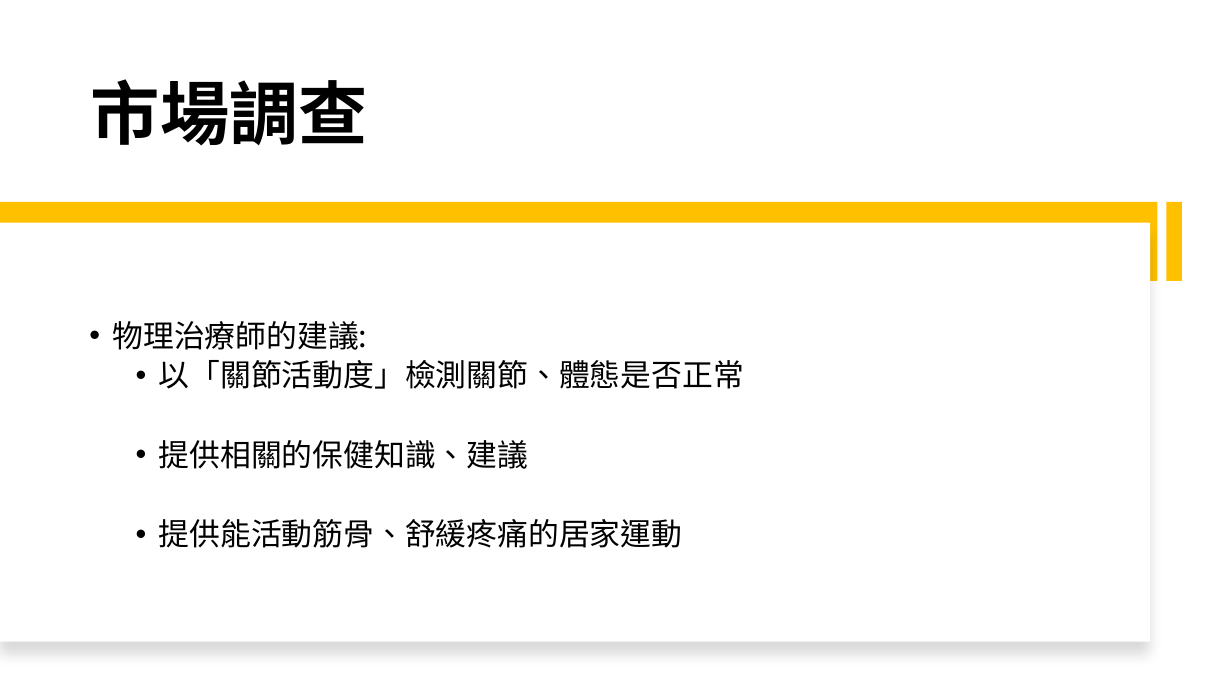
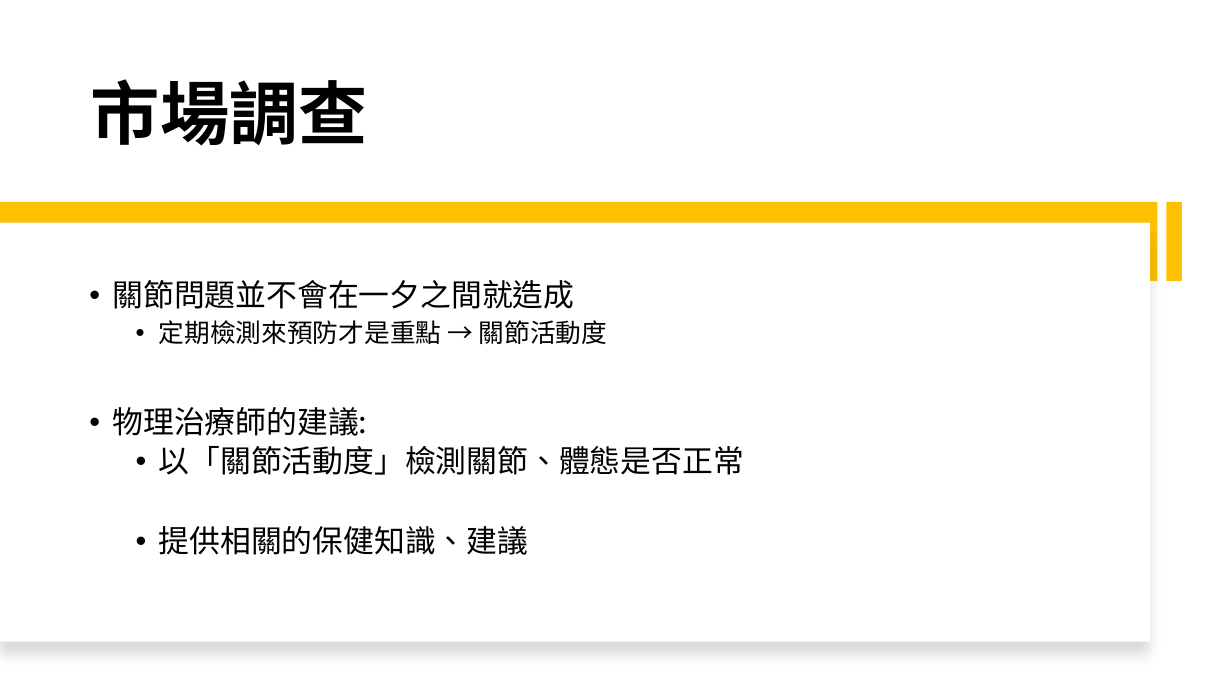
Before and after one commit to michaelchen1225/-, a slide deck: slide 6 of 整合/報告/產品報告.pptx. Drawn at 1232x693 pixels with LibreOffice and Linux fonts; fonts in the diff are those of the drawing. Boxes give left, top, right and bottom in pixels: in the first picture for what was removed or moved away, otherwise in the second. Text is boxed around its words. In the diff, an @@ line names an element or a change of style, - is before the commit and + after.

```diff
--- a/整合/報告/產品報告.pptx
+++ b/整合/報告/產品報告.pptx
@@ text at (113, 280, 608, 344): paragraphs added @@
+• 關節問題並不會在一夕之間就造成
+  • 定期檢測來預防才是重點 → 關節活動度
@@ text at (159, 519, 683, 548): paragraph removed @@
-  • 提供能活動筋骨、舒緩疼痛的居家運動
```
Also in this commit, not shown: 3 other slides changed, 1 slide removed, 2 other files.
